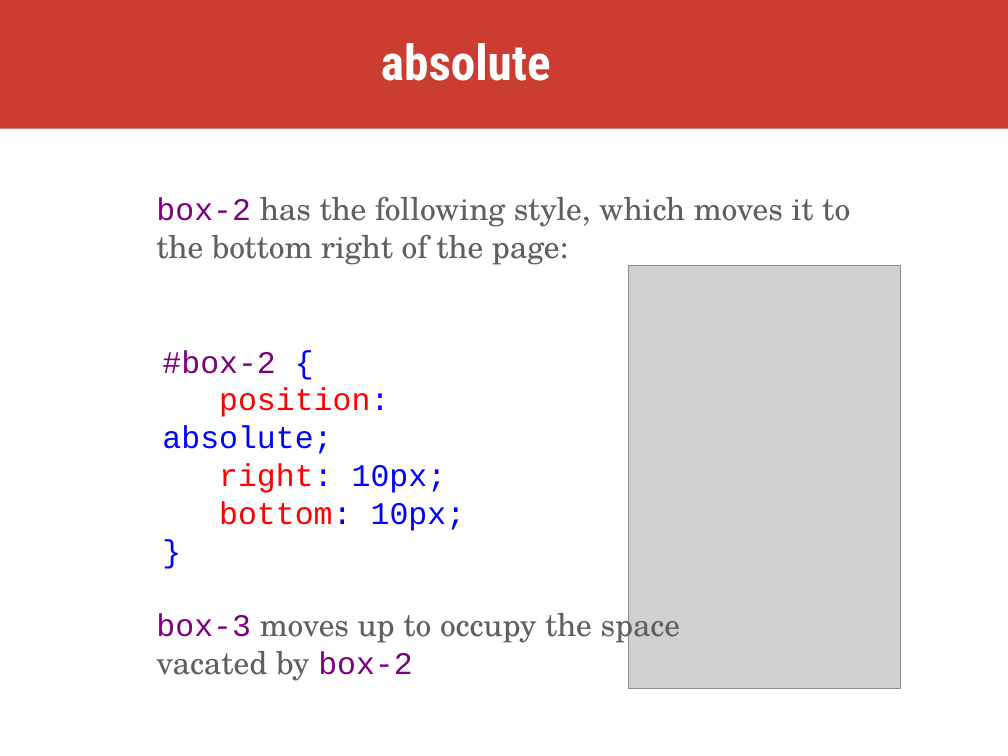
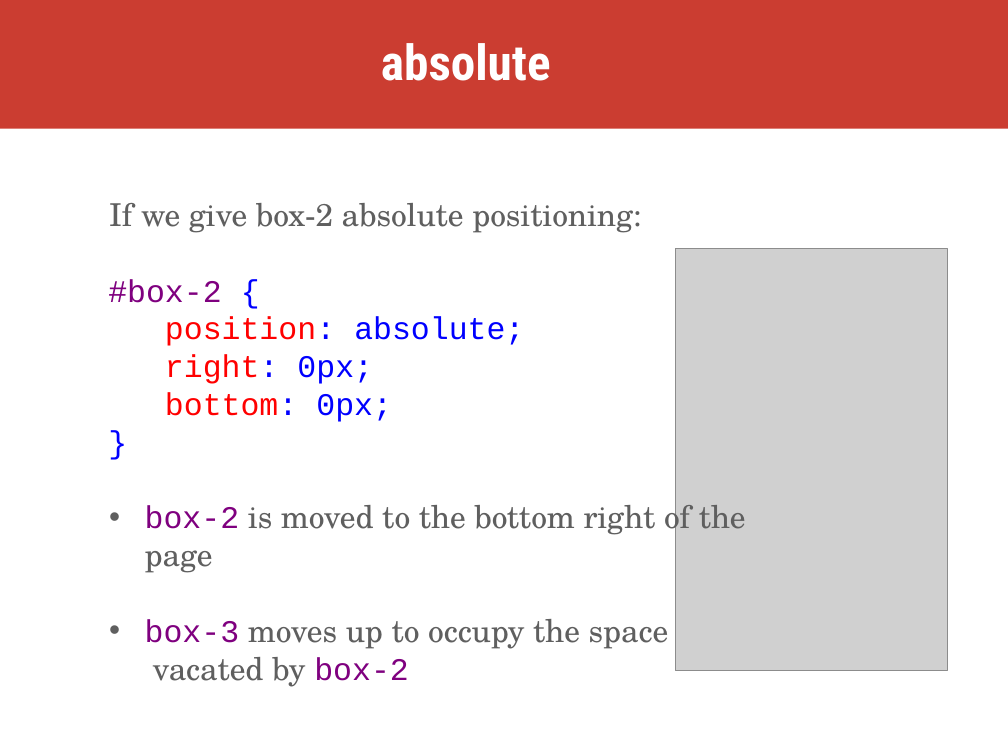
Before and after one commit to skornfeld/svc-class-jan-2018, a slide deck: slide 24 of slides/week-5.pptx (slide 23 before the commit). Drawn at 1008x756 pixels with LibreOffice and Linux fonts; fonts in the diff are those of the drawing; grey boxes stand for pictures. Boxes give left, top, right and bottom in pixels: in the first picture for what was removed or moved away, otherwise in the second. Text is boxed around its words. In the diff, an @@ line names an element or a change of style, - is before the commit and + after.

```diff
--- a/slides/week-5.pptx
+++ b/slides/week-5.pptx
@@ text at box(108, 203, 746, 573): text changed @@
-box-2 has the following style, which moves it to the bottom right of the page:
+If we give box-2 absolute positioning:
+#box-2 {
+position: absolute;
+right: 0px;
+bottom: 0px;
+}
+• box-2 is moved to the bottom right of the page
@@ text "If we give box-2 absolute ...": place and size @@
-text "If we give box-2 absolute ..." at box(156, 197, 850, 681)
+text "If we give box-2 absolute ..." at box(108, 203, 746, 687)
@@ picture: place and size @@
-picture at box(629, 266, 900, 688)
+picture at box(676, 248, 947, 671)
@@ text removed at box(162, 350, 466, 531) @@
-#box-2 {
-position: absolute;
-right: 10px;
-bottom: 10px;
-}
@@ text at box(145, 619, 669, 649): bullet none to • @@
```
Also in this commit, not shown: 5 other slides changed, 22 slides added, 1 slide removed, 1 other file.
